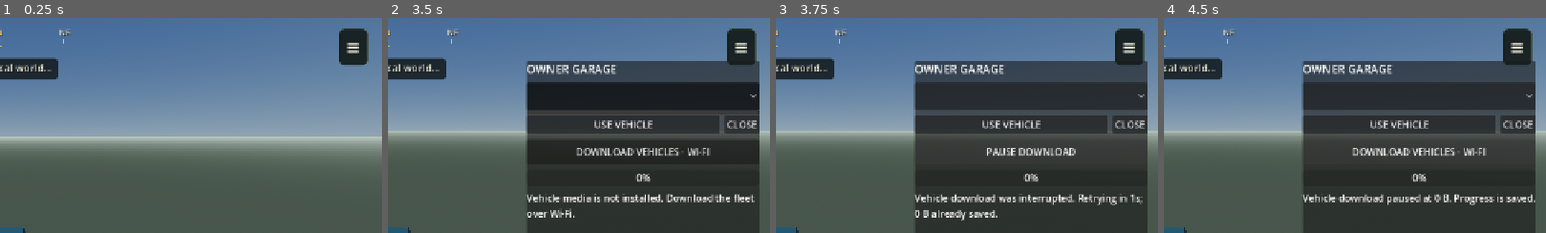
Above: before the commit, frames 1-4 (left to right).
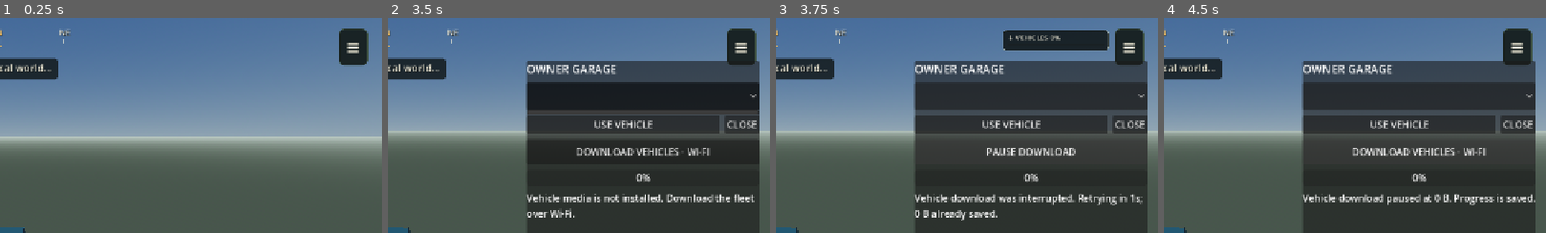
Above: after the commit, the same moments.

Repository: rell28194-rgb/yardman
Game: Godot game, scene res://main.tscn
Two runs of this game, one before a commit and one after it. Both use one fixed random seed, a clock stepped at 60 frames per second and the inputs below.
Inputs (mouse positions are % of the whole screen's width and height, from its top left):
- Up to frame 1 (0.25 s): no input
- Up to frame 2 (3.5 s): tap Enter (ym_garage_confirm) at 0.5 s; move the mouse to (72, 45) at 0.52 s; hold Right (ui_right) 0.53-1.25 s; hold G (ym_garage) 0.53-1.25 s; click (72, 45) at 0.67 s; click "USE VEHICLE" at 1.25 s; click "≡" at 2 s; click (83, 18) at 2.77 s
- Up to frame 3 (3.75 s): click "DOWNLOAD VEHICLES · WI-FI" at 3.5 s
- Up to frame 4 (4.5 s): click "PAUSE DOWNLOAD" at 4.25 s
The pictures show only the part of the screen within x 50-100%, y 0-50%; the shares and areas given below are measured in that part.

Frames 1-2 are identical in both runs. In frame 3, 2.6% of the frame differs, in the area x 59-88%, y 5-16%; in frame 4, nothing differs.

Commit message:
hud: add one passive consolidated download indicator

Diff:
--- a/godot/scripts/system_menu_bridge.gd
+++ b/godot/scripts/system_menu_bridge.gd
@@ -13,6 +13,14 @@
     "HydrologyContent": ["RIVERS"],
     "SurfaceContent": ["SURFACES"],
 }
+const DOWNLOAD_ORDER := ["RemoteFleet", "EnvironmentContent", "HydrologyContent", "SurfaceContent"]
+const DOWNLOAD_LABELS := {
+    "RemoteFleet": "VEHICLES",
+    "EnvironmentContent": "ENV",
+    "HydrologyContent": "RIVERS",
+    "SurfaceContent": "SURFACES",
+}
+const DOWNLOAD_ACTIVE_STATES := ["manifest", "downloading", "verifying", "installing"]
 const WEATHER_MODES := ["Dynamic", "Clear", "Shower"]
 
 var _hud: Control
@@ -21,6 +29,11 @@
 var _attached := false
 var _clock := 0.0
 var _suppressed_launchers := 0
+var _download_sources: Dictionary = {}
+var _download_records: Dictionary = {}
+var _download_indicator: PanelContainer
+var _download_label: Label
+var _download_progress: ProgressBar
 
 func _ready() -> void:
     process_mode = Node.PROCESS_MODE_ALWAYS
@@ -36,15 +49,16 @@
 
 func _process(delta: float) -> void:
     _clock += maxf(delta, 0.0)
+    if _clock < 0.25:
+        return
+    _clock = 0.0
+    _bind_download_sources()
     if not _attached or not is_instance_valid(_hud):
-        if _clock >= 0.25:
-            _clock = 0.0
-            _try_attach()
-        return
-    if _clock >= 0.75:
-        _clock = 0.0
-        _hide_legacy_launchers()
-        _sync_weather_menu()
+        _try_attach()
+        return
+    _hide_legacy_launchers()
+    _sync_weather_menu()
+    _refresh_download_indicator()
 
 func _on_node_added(node: Node) -> void:
     # This bridge is deliberately ordered before the content/garage autoloads.
@@ -81,6 +95,29 @@
     button.focus_mode = Control.FOCUS_NONE
     return true
 
+static func download_indicator_model(label: String, state: String, downloaded_bytes: int,
+        total_bytes: int, additional_active: int = 0) -> Dictionary:
+    if state not in DOWNLOAD_ACTIVE_STATES:
+        return {"visible": false, "text": "", "percent": 0.0, "show_bar": false}
+    var safe_downloaded := maxi(downloaded_bytes, 0)
+    var safe_total := maxi(total_bytes, 0)
+    var show_bar := state == "downloading" and safe_total > 0
+    var percent := clampf(float(safe_downloaded) / float(safe_total) * 100.0, 0.0, 100.0) if show_bar else 0.0
+    var text := "↓ %s" % label
+    if show_bar:
+        text += " %d%%" % int(floor(percent + 0.5))
+    else:
+        var stage := {
+            "manifest": "CHECK",
+            "downloading": "START",
+            "verifying": "VERIFY",
+            "installing": "INSTALL",
+        }.get(state, state.to_upper())
+        text += " · %s" % str(stage)
+    if additional_active > 0:
+        text += " +%d" % additional_active
+    return {"visible": true, "text": text, "percent": percent, "show_bar": show_bar}
+
 func _try_attach() -> void:
     if get_tree() == null or get_tree().current_scene == null:
         return
@@ -94,13 +131,18 @@
     if not candidate is VBoxContainer:
         return
     _rows = candidate
+    _build_download_indicator()
     if _rows.has_node("YardmanSystemsSection"):
         _attached = true
         _hide_legacy_launchers()
+        _bind_download_sources()
+        _refresh_download_indicator()
         return
     _build_section()
     _attached = true
     _hide_legacy_launchers()
+    _bind_download_sources()
+    _refresh_download_indicator()
 
 func _find_hud(node: Node) -> Control:
     if node is Control:
@@ -112,6 +154,120 @@
         if found != null:
             return found
     return null
+
+func _build_download_indicator() -> void:
+    if _hud == null or _download_indicator != null:
+        return
+    var existing := _hud.get_node_or_null("DownloadIndicator") as PanelContainer
+    if existing != null:
+        _download_indicator = existing
+        _download_label = existing.get_node_or_null("Content/Label") as Label
+        _download_progress = existing.get_node_or_null("Content/Progress") as ProgressBar
+        return
+    _download_indicator = PanelContainer.new()
+    _download_indicator.name = "DownloadIndicator"
+    _download_indicator.set_anchors_preset(Control.PRESET_TOP_RIGHT)
+    _download_indicator.offset_left = -260.0
+    _download_indicator.offset_top = 20.0
+    _download_indicator.offset_right = -82.0
+    _download_indicator.offset_bottom = 55.0
+    _download_indicator.mouse_filter = Control.MOUSE_FILTER_IGNORE
+    _download_indicator.visible = false
+    var style := StyleBoxFlat.new()
+    style.bg_color = Color(0.045, 0.062, 0.056, 0.82)
+    style.border_color = Color(0.70, 0.74, 0.68, 0.28)
+    style.set_border_width_all(1)
+    style.set_corner_radius_all(6)
+    style.content_margin_left = 8.0
+    style.content_margin_right = 8.0
+    style.content_margin_top = 4.0
+    style.content_margin_bottom = 4.0
+    _download_indicator.add_theme_stylebox_override("panel", style)
+    _hud.add_child(_download_indicator)
+
+    var content := VBoxContainer.new()
+    content.name = "Content"
+    content.mouse_filter = Control.MOUSE_FILTER_IGNORE
+    content.add_theme_constant_override("separation", 2)
+    _download_indicator.add_child(content)
+    _download_label = Label.new()
+    _download_label.name = "Label"
+    _download_label.mouse_filter = Control.MOUSE_FILTER_IGNORE
+    _download_label.add_theme_font_size_override("font_size", 12)
+    _download_label.add_theme_color_override("font_color", Color(0.95, 0.93, 0.85))
+    content.add_child(_download_label)
+    _download_progress = ProgressBar.new()
+    _download_progress.name = "Progress"
+    _download_progress.mouse_filter = Control.MOUSE_FILTER_IGNORE
+    _download_progress.min_value = 0.0
+    _download_progress.max_value = 100.0
+    _download_progress.value = 0.0
+    _download_progress.show_percentage = false
+    _download_progress.custom_minimum_size.y = 4.0
+    content.add_child(_download_progress)
+
+func _bind_download_sources() -> void:
+    for source_name: String in DOWNLOAD_ORDER:
+        var runtime := get_node_or_null("/root/" + source_name)
+        if runtime == null:
+            continue
+        var instance_id := runtime.get_instance_id()
+        if int(_download_sources.get(source_name, 0)) == instance_id:
+            continue
+        var state_callback := Callable(self, "_on_download_state").bind(source_name)
+        var progress_callback := Callable(self, "_on_download_progress").bind(source_name)
+        if runtime.has_signal("state_changed") and not runtime.is_connected("state_changed", state_callback):
+            runtime.connect("state_changed", state_callback)
+        if runtime.has_signal("progress_changed") and not runtime.is_connected("progress_changed", progress_callback):
+            runtime.connect("progress_changed", progress_callback)
+        _download_sources[source_name] = instance_id
+        var state := str(runtime.call("get_state")) if runtime.has_method("get_state") else "idle"
+        var record: Dictionary = _download_records.get(source_name, {})
+        record["state"] = state
+        record["downloaded"] = int(record.get("downloaded", 0))
+        record["total"] = int(record.get("total", 0))
+        _download_records[source_name] = record
+    _refresh_download_indicator()
+
+func _on_download_state(state: String, _message: String, source_name: String) -> void:
+    var record: Dictionary = _download_records.get(source_name, {})
+    record["state"] = state
+    if state == "installed":
+        record["downloaded"] = int(record.get("total", 0))
+    _download_records[source_name] = record
+    _refresh_download_indicator()
+
+func _on_download_progress(downloaded_bytes: int, total_bytes: int, source_name: String) -> void:
+    var record: Dictionary = _download_records.get(source_name, {})
+    record["downloaded"] = maxi(downloaded_bytes, 0)
+    record["total"] = maxi(total_bytes, 0)
+    if not record.has("state"):
+        var runtime := get_node_or_null("/root/" + source_name)
+        record["state"] = str(runtime.call("get_state")) if runtime != null and runtime.has_method("get_state") else "downloading"
+    _download_records[source_name] = record
+    _refresh_download_indicator()
+
+func _refresh_download_indicator() -> void:
+    if _download_indicator == null or _download_label == null or _download_progress == null:
+        return
+    var active: Array[String] = []
+    for source_name: String in DOWNLOAD_ORDER:
+        var record: Dictionary = _download_records.get(source_name, {})
+        if str(record.get("state", "idle")) in DOWNLOAD_ACTIVE_STATES:
+            active.append(source_name)
+    if active.is_empty():
+        _download_indicator.visible = false
+        _download_progress.visible = false
+        return
+    var primary := active[0]
+    var record: Dictionary = _download_records.get(primary, {})
+    var model := download_indicator_model(str(DOWNLOAD_LABELS.get(primary, primary)),
+        str(record.get("state", "idle")), int(record.get("downloaded", 0)),
+        int(record.get("total", 0)), active.size() - 1)
+    _download_label.text = str(model.text)
+    _download_progress.value = float(model.percent)
+    _download_progress.visible = bool(model.show_bar)
+    _download_indicator.visible = bool(model.visible)
 
 func _build_section() -> void:
     var section := VBoxContainer.new()
@@ -232,4 +388,7 @@
         "legacy_launcher_families": LEGACY_LAUNCHERS.size(),
         "suppressed_launchers": _suppressed_launchers,
         "weather_modes": WEATHER_MODES.size(),
+        "download_sources": DOWNLOAD_ORDER.size(),
+        "download_indicator_visible": _download_indicator.visible if _download_indicator != null else false,
+        "download_indicator_interactive": false,
     }
